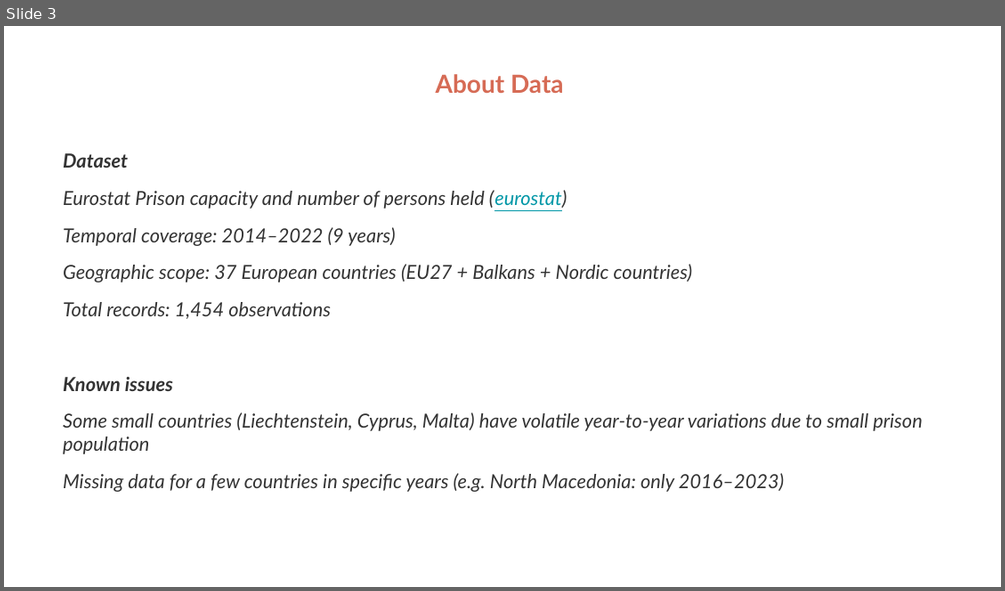
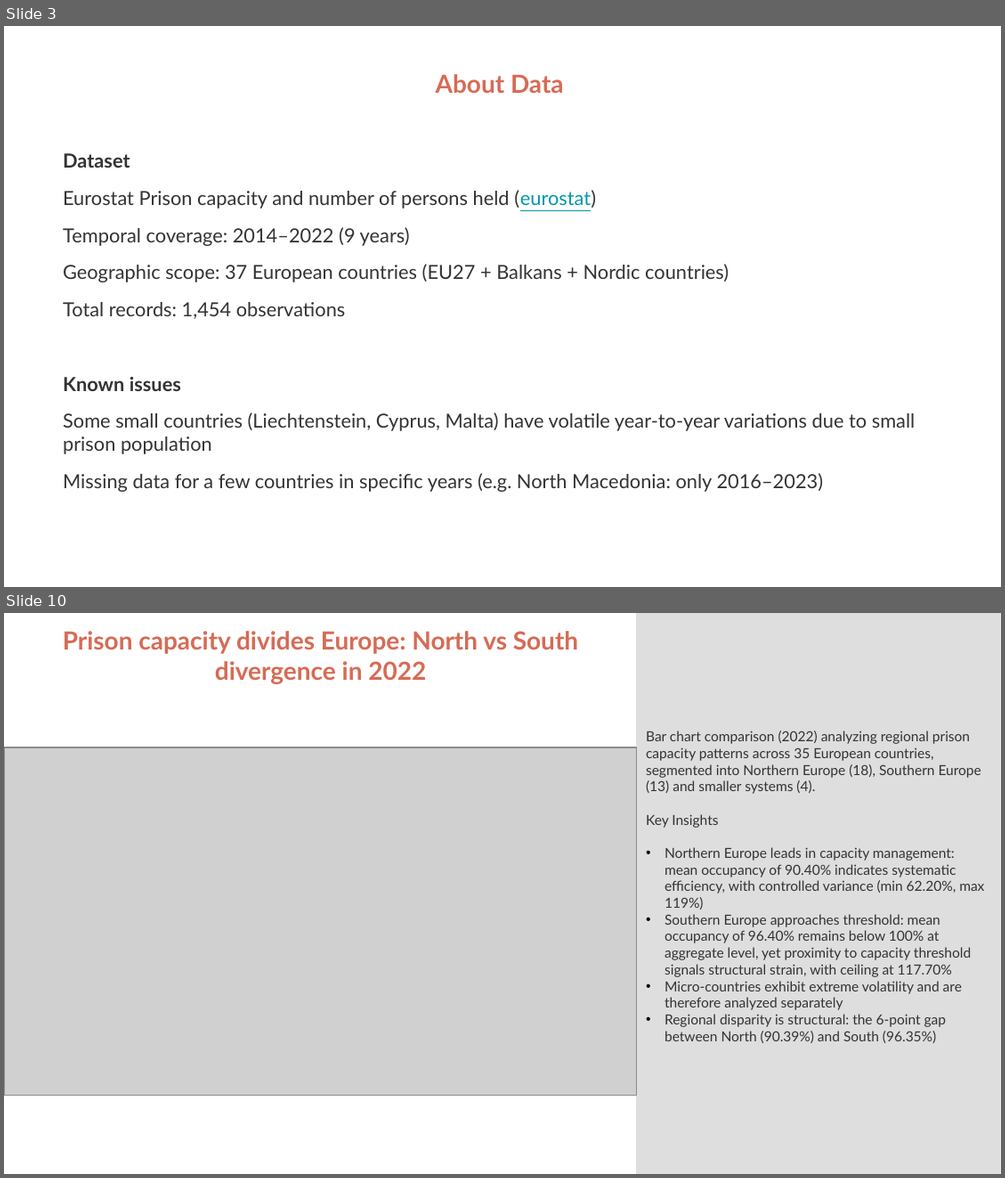
Before and after one commit to gevola-dev/FDS02Q001, a slide deck: data_viz/prison_data_project/26_01_03_prisons_statistics.pptx. Shown one above the other, each under a label of ours: slide 3 before the commit, slides 3 and 10 after it; the slides between them are not shown. The pictures are 1005x591 and 1005x1178 pixels, drawn with LibreOffice and Linux fonts; fonts in the diff are those of the drawing; grey boxes stand for pictures. Boxes give left, top, right and bottom in pixels: in the first picture for what was removed or moved away, otherwise in the second. Text is boxed around its words. In the diff, an @@ line names an element or a change of style, - is before the commit and + after.

```diff
--- a/data_viz/prison_data_project/26_01_03_prisons_statistics.pptx
+++ b/data_viz/prison_data_project/26_01_03_prisons_statistics.pptx
@@ slide 10 added at [4,613,1001,1174], background #FFFFFF @@
@@ text added at [63,631,578,684], 18 pt, text #D66B55, bold @@
+Prison capacity divides Europe: North vs South divergence in 2022
@@ rectangle added at [636,613,1001,1173], fill #DEDEDE @@
@@ text added at [646,730,984,1043], 10 pt, text #333333 @@
+Bar chart comparison (2022) analyzing regional prison capacity patterns across 35 European countries, segmented into Northern Europe (18), Southern Europe (13) and smaller systems (4).
+Key Insights
+• Northern Europe leads in capacity management: mean occupancy of 90.40% indicates systematic efficiency, with controlled variance (min 62.20%, max 119%)
+• Southern Europe approaches threshold: mean occupancy of 96.40% remains below 100% at aggregate level, yet proximity to capacity threshold signals structural strain, with ceiling at 117.70%
+• Micro-countries exhibit extreme volatility and are therefore analyzed separately
+• Regional disparity is structural: the 6-point gap between North (90.39%) and South (96.35%)
@@ picture added at [4,747,636,1095] @@
@@ slide 3 changed as well @@
@@ text at [63,153,914,491]: italic off @@
```
Also in this commit, not shown: 5 other slides changed, 5 other slides added, 7 slides removed, 4 other files.
